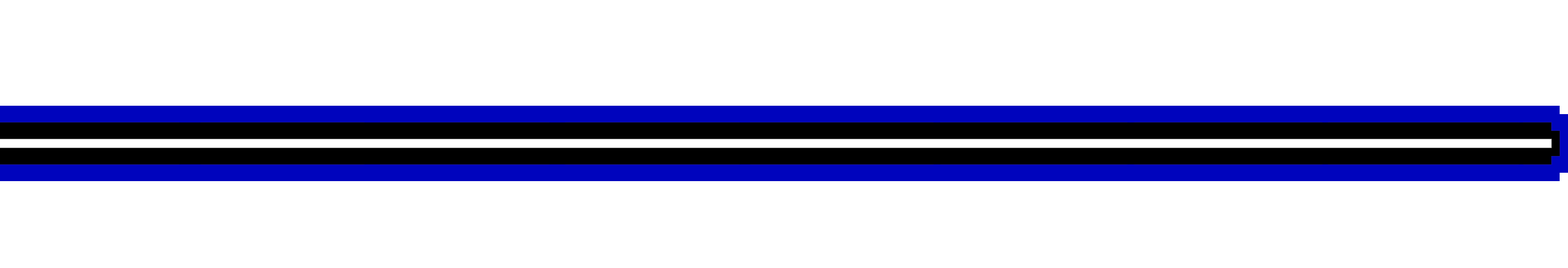
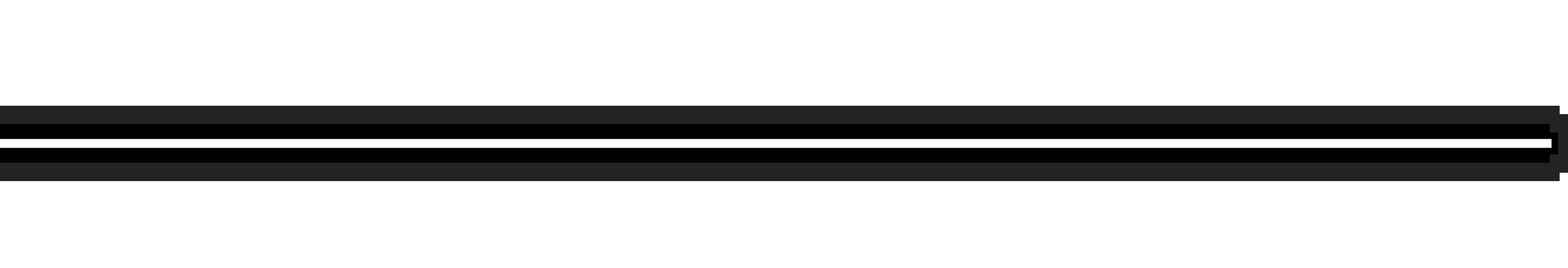
Revision of a layered w=1568, h=268 image; what changed, layer by layer:
painted on "Layer 1 copy 7" over bbox(0, 105, 1568, 181)
